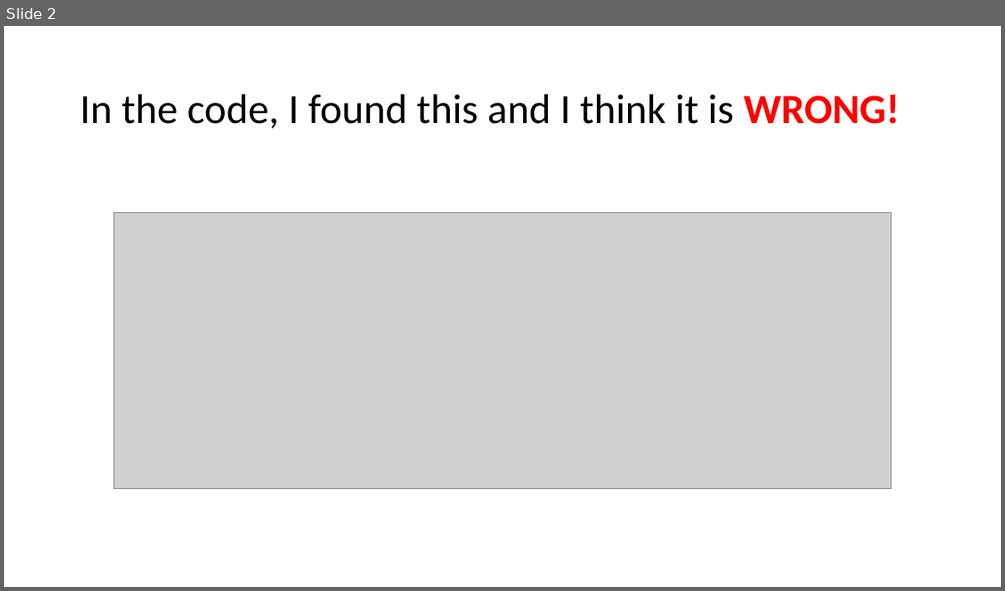
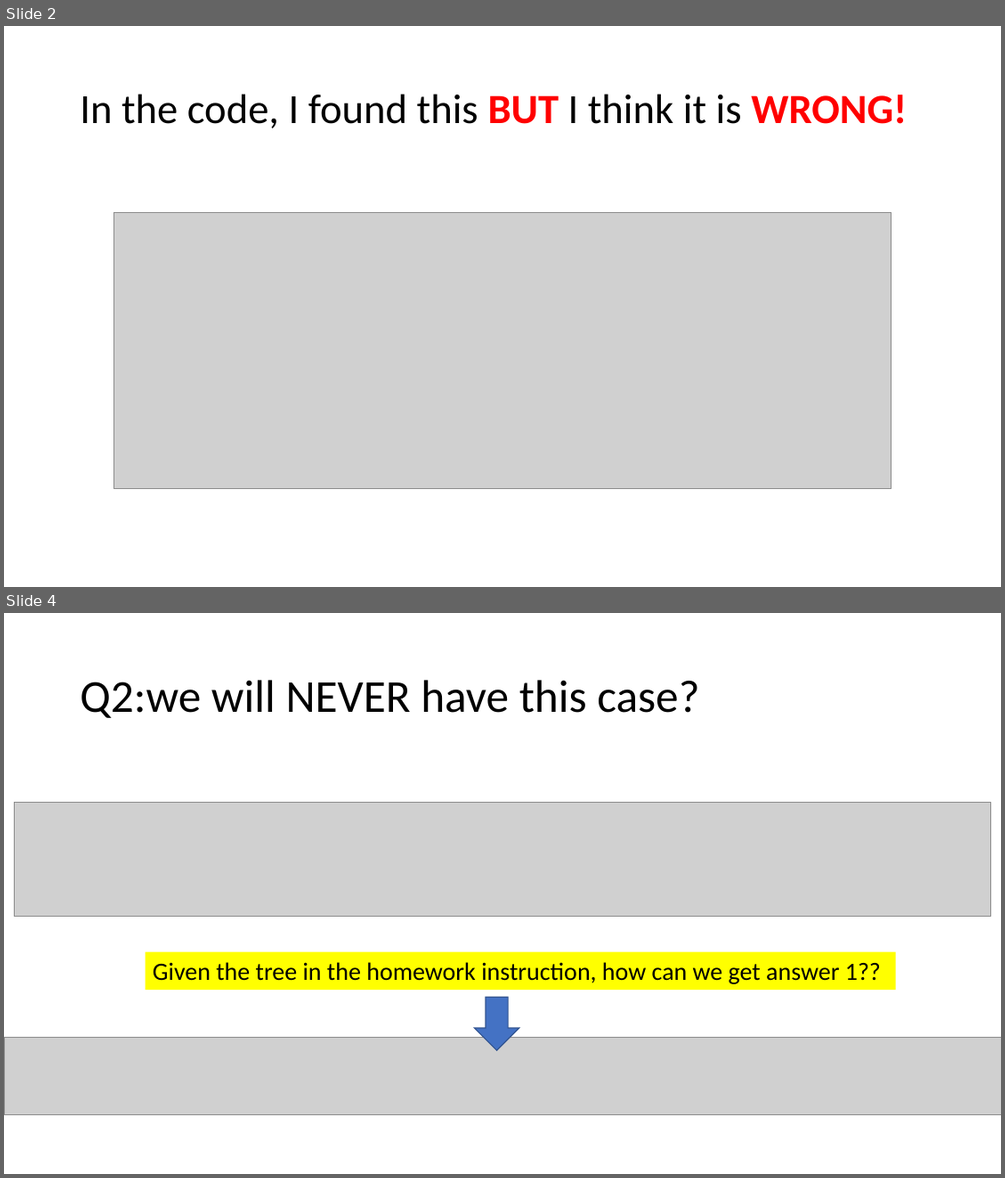
Before and after one commit to 2waybene/java4lucy, a slide deck: doc/A_question_4_instructor.pptx. Shown one above the other, each under a label of ours: slide 2 before the commit, slides 2 and 4 after it; the slides between them are not shown. The pictures are 1005x591 and 1005x1178 pixels, drawn with LibreOffice and Linux fonts; fonts in the diff are those of the drawing; grey boxes stand for pictures. Boxes give left, top, right and bottom in pixels: in the first picture for what was removed or moved away, otherwise in the second. Text is boxed around its words. In the diff, an @@ line names an element or a change of style, - is before the commit and + after.

```diff
--- a/doc/A_question_4_instructor.pptx
+++ b/doc/A_question_4_instructor.pptx
@@ slide 4 added at bbox=[4, 613, 1001, 1174], background #FFFFFF @@
@@ title added at bbox=[80, 680, 699, 718], 44 pt, text #000000 @@
+Q2:we will NEVER have this case?
@@ picture added at bbox=[14, 803, 991, 915] @@
@@ rectangle added at bbox=[146, 952, 896, 989], fill #FFFF00, 24 pt, text #000000 @@
+Given the tree in the homework instruction, how can we get answer 1??
@@ down arrow added at bbox=[474, 997, 519, 1050], fill #4472C4, outline #325491 1 pt @@
@@ picture added at bbox=[4, 1037, 1001, 1116] @@
@@ slide 2 changed as well @@
@@ title at bbox=[80, 94, 906, 128]: text changed @@
-In the code, I found this and I think it is WRONG!
+In the code, I found this BUT I think it is WRONG!
```
Also in this commit, not shown: 1 other slide changed, 4 other slides added, 3 other files.
